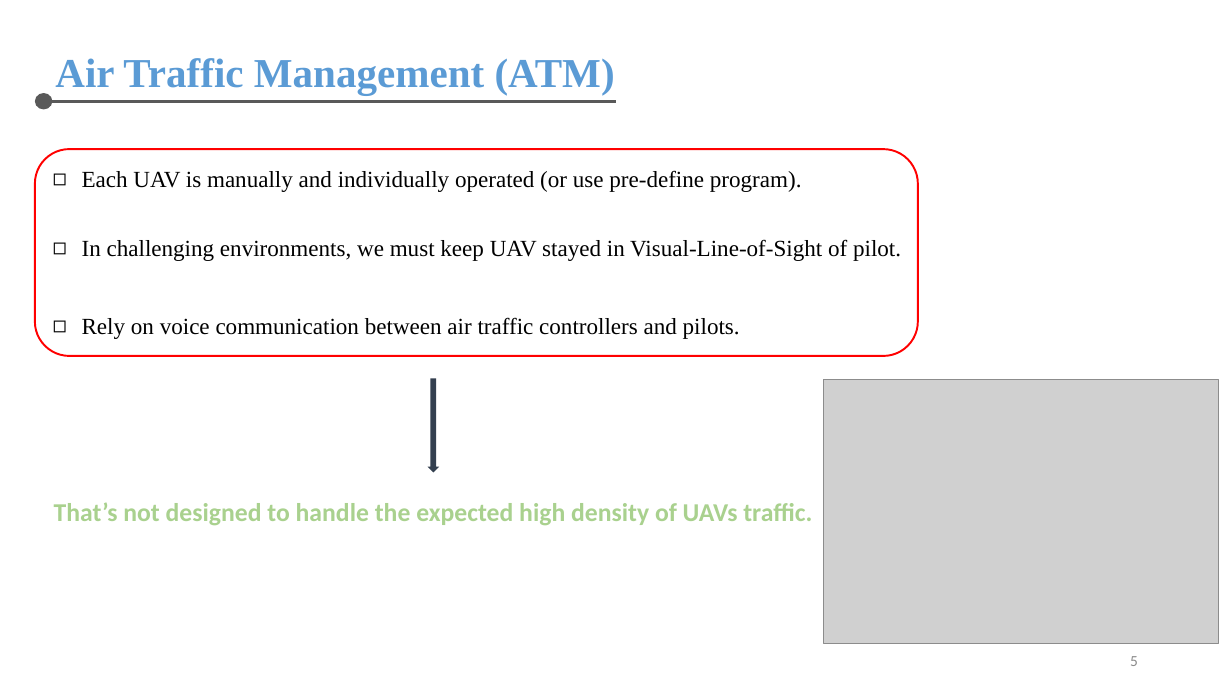
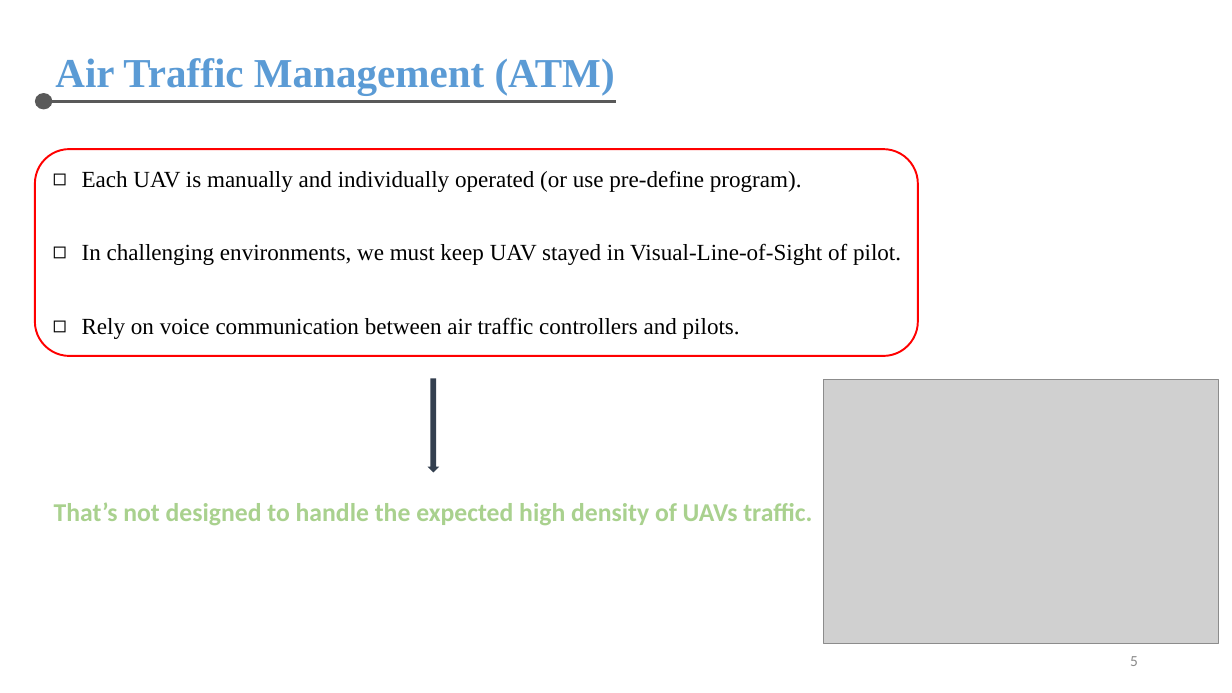
Before and after one commit to chris-nthu/communication, a slide deck: slide 5 of wireless_network/PaperReading/Report.pptx. Drawn at 1232x693 pixels with LibreOffice and Linux fonts; fonts in the diff are those of the drawing; grey boxes stand for pictures. Boxes give left, top, right and bottom in pixels: in the first picture for what was removed or moved away, otherwise in the second. Text is boxed around its words. In the diff, an @@ line names an element or a change of style, - is before the commit and + after.

```diff
--- a/wireless_network/PaperReading/Report.pptx
+++ b/wireless_network/PaperReading/Report.pptx
@@ text "In challenging environments, we must ..." moved from (x1=82, y1=239, x2=901, y2=261) to (x1=82, y1=243, x2=901, y2=265) @@
```
Also in this commit, not shown: 1 slide added, 1 other file.
